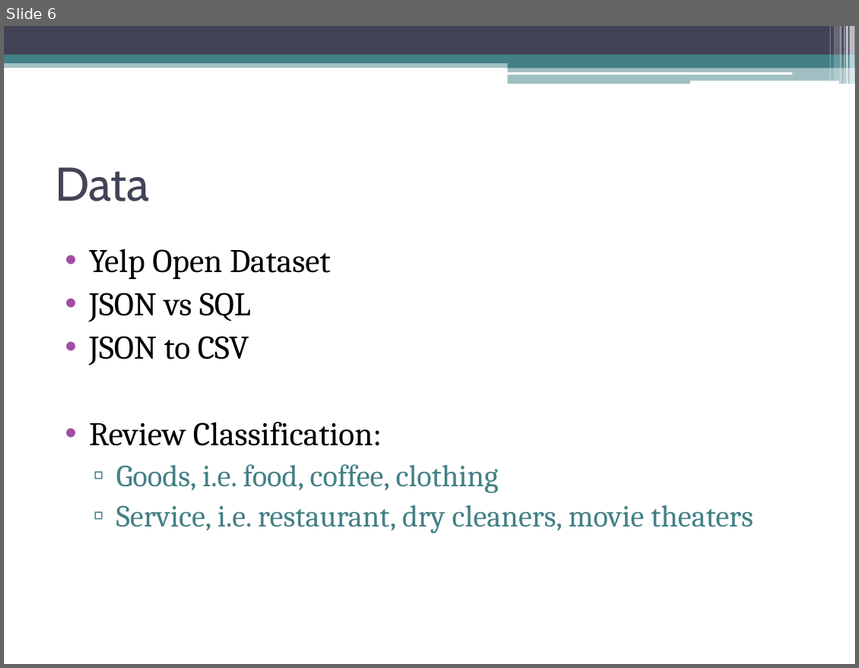
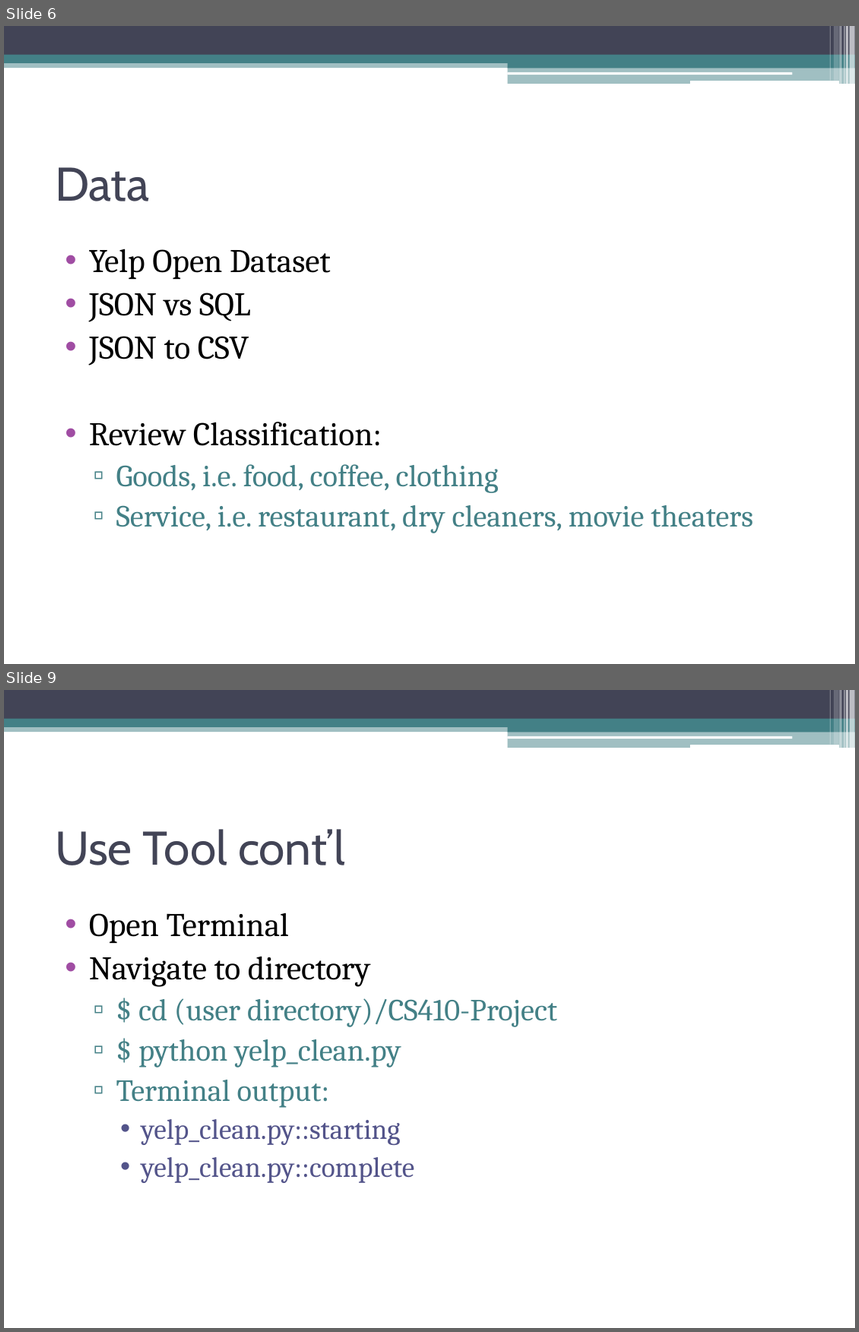
Before and after one commit to dheerajpatta/CS410-Project, a slide deck: Yelp.pptx. Shown one above the other, each under a label of ours: slide 6 before the commit, slides 6 and 9 after it; the slides between them are not shown. The pictures are 859x668 and 859x1332 pixels, drawn with LibreOffice and Linux fonts; fonts in the diff are those of the drawing. Boxes give left, top, right and bottom in pixels: in the first picture for what was removed or moved away, otherwise in the second. Text is boxed around its words. In the diff, an @@ line names an element or a change of style, - is before the commit and + after.

```diff
--- a/Yelp.pptx
+++ b/Yelp.pptx
@@ slide 9 added at bbox=[4, 690, 855, 1328], background #FFFFFF; not listed: 13 template elements that a slide beside it also shows @@
@@ title added at bbox=[55, 829, 345, 866], 40 pt, text #424456 @@
+Use Tool cont’l
@@ text added at bbox=[89, 913, 557, 1183], 26 pt, text #438086 @@
+• Open Terminal
+• Navigate to directory
+  ▫ $ cd (user directory)/CS410-Project
+  ▫ $ python yelp_clean.py
+  ▫ Terminal output:
+    • yelp_clean.py::starting
+    • yelp_clean.py::complete
```
Also in this commit, not shown: 2 slides changed, 7 other slides added, 16 other files.
